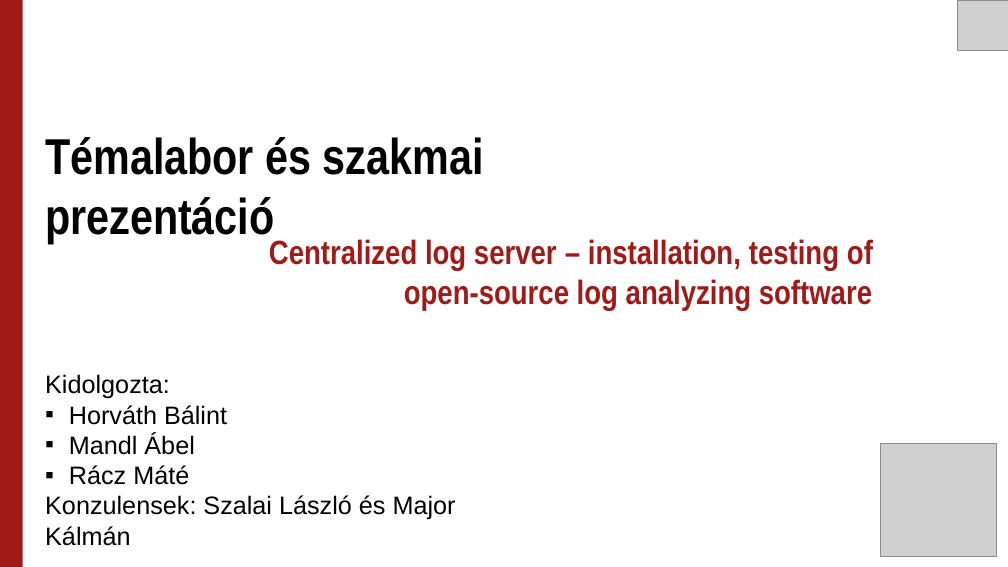
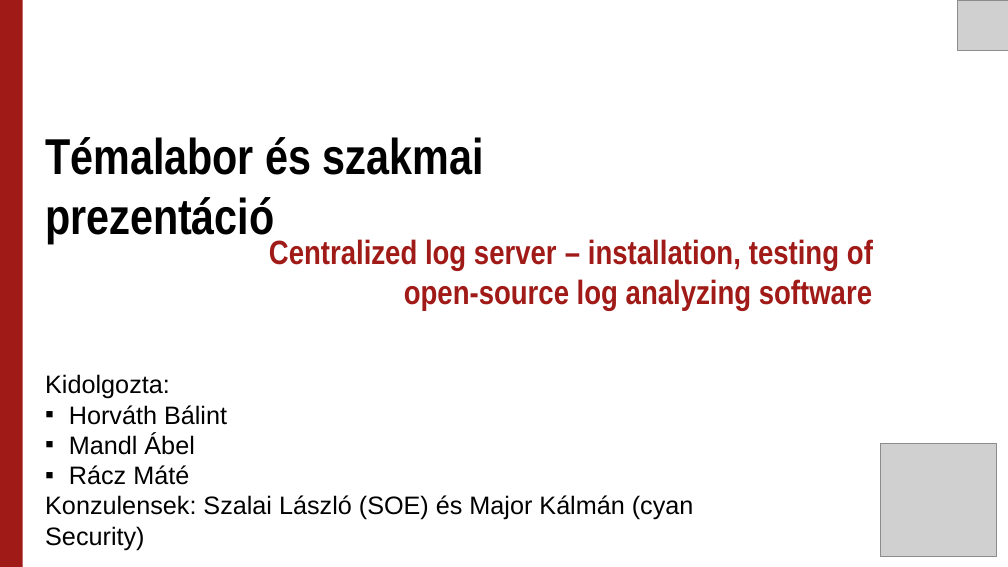
Before and after one commit to Uni-Sopron/temalabor-o21-I-NEW-Centralized-log-server, a slide deck: slide 1 of Témalabor - Centralized log server.pptx. Drawn at 1008x567 pixels with LibreOffice and Linux fonts; fonts in the diff are those of the drawing; grey boxes stand for pictures. Boxes give left, top, right and bottom in pixels: in the first picture for what was removed or moved away, otherwise in the second. Text is boxed around its words. In the diff, an @@ line names an element or a change of style, - is before the commit and + after.

```diff
--- a/Témalabor - Centralized log server.pptx
+++ b/Témalabor - Centralized log server.pptx
@@ text at bbox=[45, 495, 694, 520]: text changed @@
-Konzulensek: Szalai László és Major Kálmán
+Konzulensek: Szalai László (SOE) és Major Kálmán (cyan Security)
```
Also in this commit, not shown: 6 other slides changed, 1 slide added.
